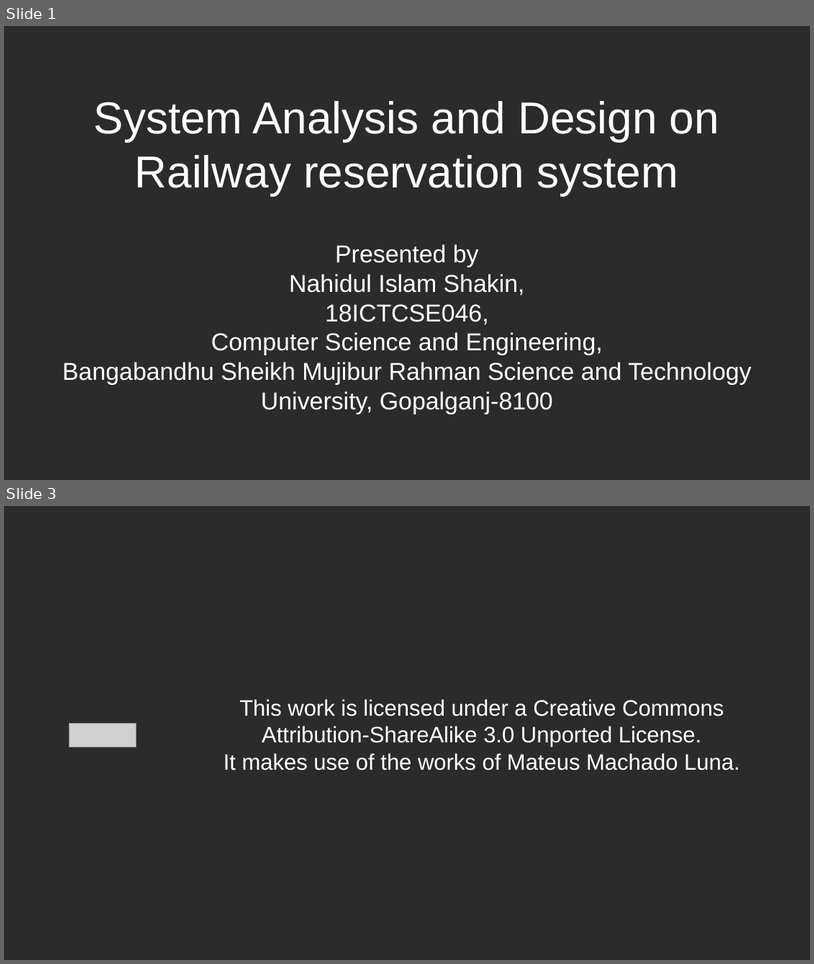
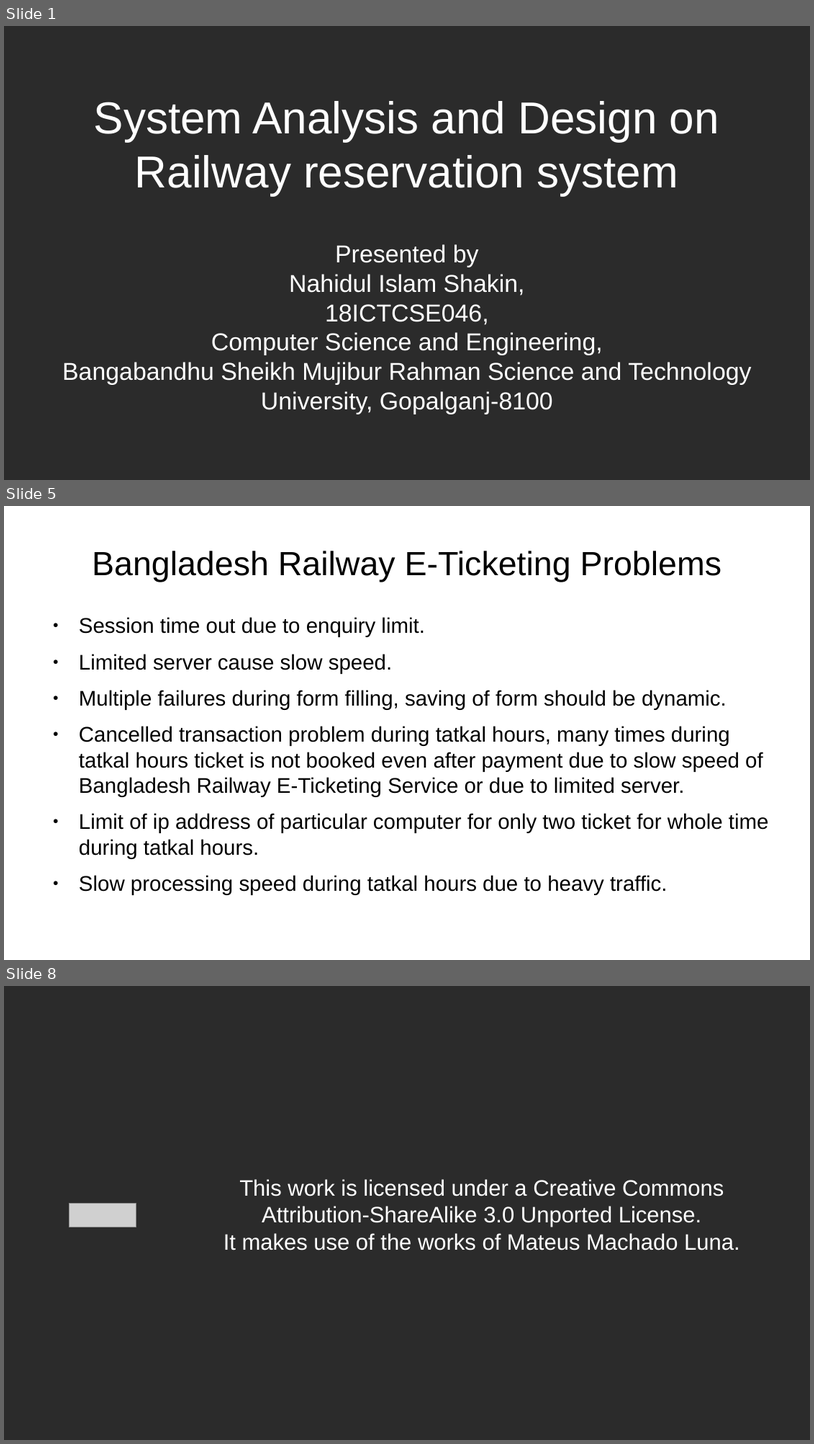
Before and after one commit to nahidulislamshakin/Railway-Reservation-System, a slide deck: Railway Reservatin System.pptx. Shown one above the other, each under a label of ours: slides 1 and 3 before the commit, slides 1, 5 and 8 after it; the slides between them are not shown. The pictures are 814x964 and 814x1444 pixels, drawn with LibreOffice and Linux fonts; fonts in the diff are those of the drawing; grey boxes stand for pictures; background and template pictures are left out; a plain dark background stands for a picture behind light text. Boxes give left, top, right and bottom in pixels: in the first picture for what was removed or moved away, otherwise in the second. Text is boxed around its words. In the diff, an @@ line names an element or a change of style, - is before the commit and + after.

```diff
--- a/Railway Reservatin System.pptx
+++ b/Railway Reservatin System.pptx
@@ slide 5 added at (x1=4, y1=506, x2=810, y2=960), background picture (left out) @@
@@ title added at (x1=92, y1=551, x2=723, y2=582), 33 pt, text #000000 @@
+Bangladesh Railway E-Ticketing Problems
@@ text added at (x1=79, y1=617, x2=769, y2=895), 20.9 pt, text #000000 @@
+● Session time out due to enquiry limit.
+● Limited server cause slow speed.
+● Multiple failures during form filling, saving of form should be dynamic.
+● Cancelled transaction problem during tatkal hours, many times during tatkal hours ticket is not booked even after payment due to slow speed of Bangladesh Railway E-Ticketing Service or due to limited server.
+● Limit of ip address of particular computer for only two ticket for whole time during tatkal hours.
+● Slow processing speed during tatkal hours due to heavy traffic.
@@ what was slide 3 is now slide 8 @@
```
Also in this commit, not shown: 1 slide changed, 4 other slides added, 1 other file.
